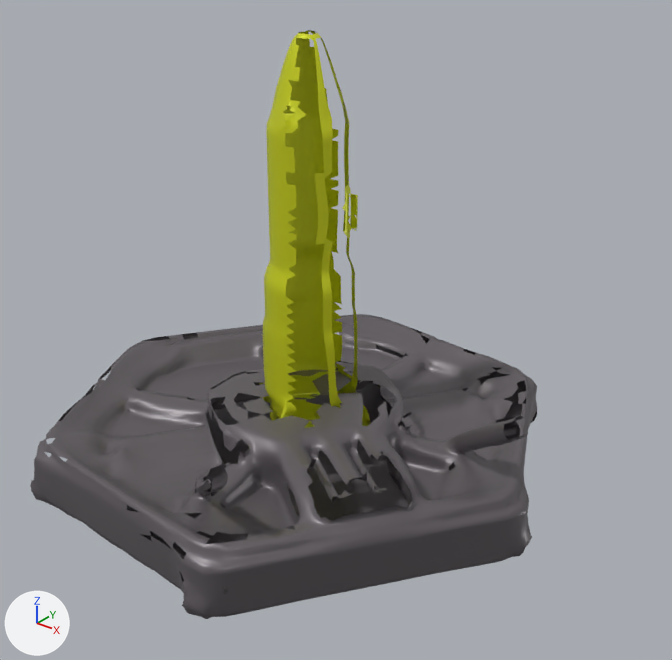
An edit to the Blender file assets/Missile Silo.blend, drawn before and after from the same camera.
Camera for both pictures: a 50 mm lens placed at (6.03, -6.97, 5.93), pointed at (0.85, -0.49, 1.92). The axes (+X, +Y, +Z) are drawn at lower left. The lights are the same throughout. The first picture is the older version.

The first picture shows 'Cover', 'Missile'.
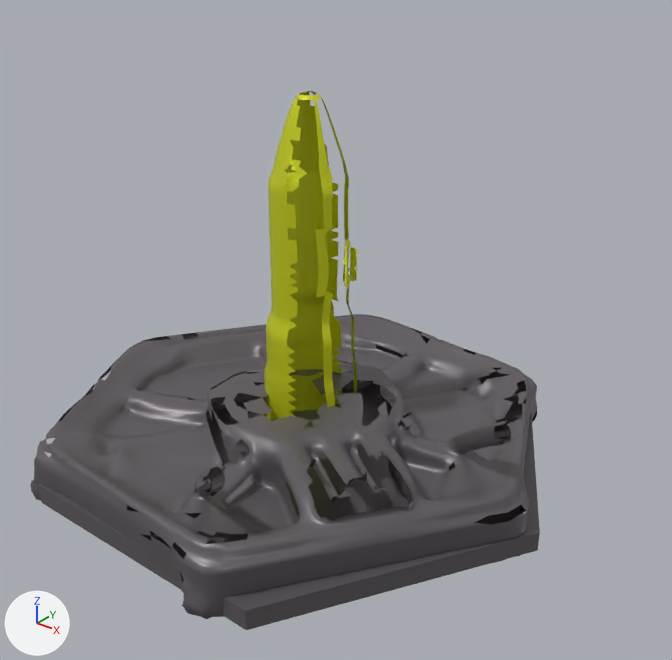
Patch to the scene script:
```diff
--- a/assets/Missile Silo.blend.py
+++ b/assets/Missile Silo.blend.py
@@ me_model_006 @@
 # used by ob_cover; location = (0.0, 0.0, 0.0); rotation_euler = (0.0, 0.0, -0.596), in degrees (0, 0, -34); scale = (1.4, 1.2, 1.54)
-me_model_006.from_pydata(...)  # 6056 vertices, 8945 faces, 63 loose edges; spans x -1.63..2.98, y -2.55..2.46, z -0.14..1.6
+me_model_006.from_pydata(...)  # 5859 vertices, 8893 faces, 3 loose edges; spans x -1.63..1.82, y -2.55..2.46, z -0.14..0.96
+# me_model_006 part 1
+# 183 vertices are removed from x 1.69..2.98, y -1.25..1.18, z 0.33..1.6
+# 47 faces are deleted
+# 63 loose edges are deleted
+# 3 loose edges are added
+# other edits to the shape of me_model_006 do not show in these pictures
 me_model_006.materials.append(mat_cover)
@@ me_cylinder_003 @@
+me_cylinder_003.from_pydata(...)  # a 6-sided cylinder along z spanning x -0.87..0.87, y -1.0..1.0, z -1.0..1.0
+me_cylinder_003.materials.append(mat_cover)  # dark grey #676266
@@ ob_missile @@
 ob_missile = bpy.data.objects.new('Missile', me_model_005)
-ob_missile.location = (0.0, 0.0, 0.57)
+ob_missile.location = (0.0, 0.0, 0.0)
 ob_missile.scale = (1.0, 1.0, 0.528)
@@ ob_cylinder_001 @@
+ob_cylinder_001 = bpy.data.objects.new('Cylinder.001', me_cylinder_003)
+ob_cylinder_001.location = (0.03, -0.01, 0.09)
+ob_cylinder_001.rotation_euler = (0.0, 0.0, 1.571)  # degrees (0, 0, 90)
+ob_cylinder_001.scale = (2.98, 2.98, -0.112)
```

Changed parts and their boxes (x1, y1, x2, y2) in the pictures (672 x 660 px):
'Missile', moved: before (260, 30, 371, 428); after (264, 91, 360, 444)
'Cylinder.001', added: after (39, 345, 540, 630)
part 1 of me_model_006, cut back: before (217, 416, 528, 524)
